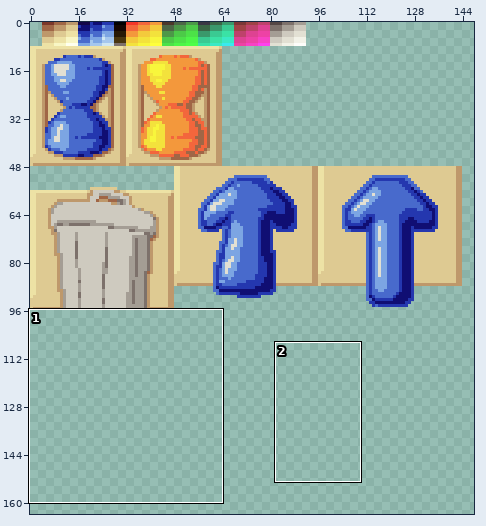
Sprite sheet: png/gui.png. Above: a wide view before the commit, with the close-up outlined.
Close-up. Before:
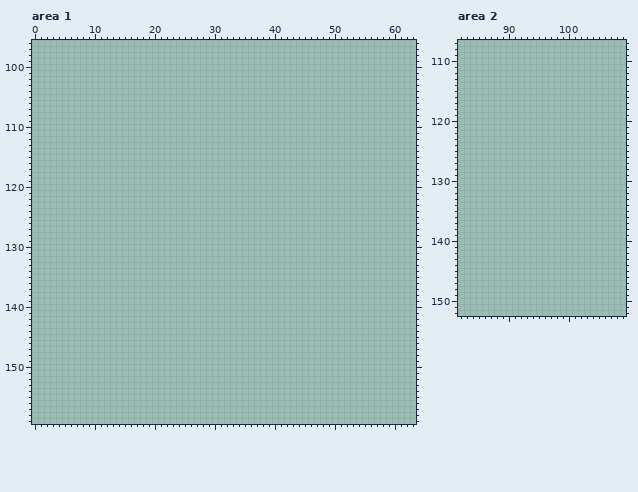
The file is 256x256 pixels. Colours within 5 levels of each other are drawn and written as one. Shown: area 1: x 0..63, y 96..159; area 2: x 82..109, y 107..152. The wide view leaves out empty margins.
Now the later version:
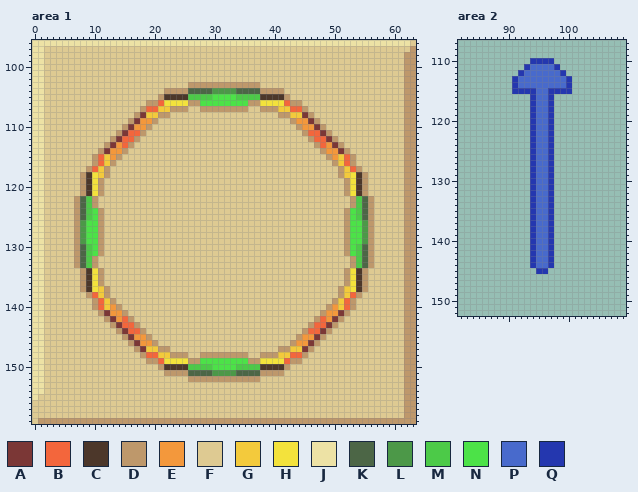
Palette (. is transparent): A #7b3736  B #f3663c  C #4c372a  D #be986b  E #f3983c  F #deca92  G #f3ca3c  H #f3e23c  J #ede2a5  K #4c6646  L #4c9848  M #4cca48  N #4ce248  P #486acc  Q #2437af
Changes in this commit:
Area 1:
y 96: x 0..63 ................................................................ -> JJJJJJJJJJJJJJJJJJJJJJJJJJJJJJJJJJJJJJJJJJJJJJJJJJJJJJJJJJJJJJJF
y 97: x 0..63 ................................................................ -> JJFFFFFFFFFFFFFFFFFFFFFFFFFFFFFFFFFFFFFFFFFFFFFFFFFFFFFFFFFFFFFD
y 98..102: x 0..63 ................................................................ -> JJFFFFFFFFFFFFFFFFFFFFFFFFFFFFFFFFFFFFFFFFFFFFFFFFFFFFFFFFFFFFDD
y 103: x 0..63 ................................................................ -> JJFFFFFFFFFFFFFFFFFFFFFFFFDDDDDDDDDDDDFFFFFFFFFFFFFFFFFFFFFFFFDD
y 104: x 0..63 ................................................................ -> JJFFFFFFFFFFFFFFFFFFFFDDDDKKKKLLLLKKKKDDDDFFFFFFFFFFFFFFFFFFFFDD
y 105: x 0..63 ................................................................ -> JJFFFFFFFFFFFFFFFFFFFDCCCCMMMMNNNNMMMMCCCCDFFFFFFFFFFFFFFFFFFFDD
y 106: x 0..63 ................................................................ -> JJFFFFFFFFFFFFFFFFFDDBHHHHDDNNNNNNNNDDHHHHBDDFFFFFFFFFFFFFFFFFDD
y 107: x 0..63 ................................................................ -> JJFFFFFFFFFFFFFFFFDBBGGDDDFFDDDDDDDDFFDDDGGBBDFFFFFFFFFFFFFFFFDD
y 108: x 0..63 ................................................................ -> JJFFFFFFFFFFFFFFFDAGGDDFFFFFFFFFFFFFFFFFFDDGGADFFFFFFFFFFFFFFFDD
y 109: x 0..63 ................................................................ -> JJFFFFFFFFFFFFFFDAEEDFFFFFFFFFFFFFFFFFFFFFFDEEADFFFFFFFFFFFFFFDD
y 110: x 0..63 ................................................................ -> JJFFFFFFFFFFFFFDAEEDFFFFFFFFFFFFFFFFFFFFFFFFDEEADFFFFFFFFFFFFFDD
y 111: x 0..63 ................................................................ -> JJFFFFFFFFFFFFDABBDFFFFFFFFFFFFFFFFFFFFFFFFFFDBBADFFFFFFFFFFFFDD
y 112: x 0..63 ................................................................ -> JJFFFFFFFFFFFDABBDFFFFFFFFFFFFFFFFFFFFFFFFFFFFDBBADFFFFFFFFFFFDD
y 113: x 0..63 ................................................................ -> JJFFFFFFFFFFDAEBDFFFFFFFFFFFFFFFFFFFFFFFFFFFFFFDBEADFFFFFFFFFFDD
y 114: x 0..63 ................................................................ -> JJFFFFFFFFFDAEEDFFFFFFFFFFFFFFFFFFFFFFFFFFFFFFFFDEEADFFFFFFFFFDD
y 115: x 0..63 ................................................................ -> JJFFFFFFFFDBGEDFFFFFFFFFFFFFFFFFFFFFFFFFFFFFFFFFFDEGBDFFFFFFFFDD
y 116: x 0..63 ................................................................ -> JJFFFFFFFFDBGDFFFFFFFFFFFFFFFFFFFFFFFFFFFFFFFFFFFFDGBDFFFFFFFFDD
y 117: x 0..63 ................................................................ -> JJFFFFFFFDBGDFFFFFFFFFFFFFFFFFFFFFFFFFFFFFFFFFFFFFFDGBDFFFFFFFDD
y 118: x 0..63 ................................................................ -> JJFFFFFFDCHGDFFFFFFFFFFFFFFFFFFFFFFFFFFFFFFFFFFFFFFDGHCDFFFFFFDD
y 119..121: x 0..63 ................................................................ -> JJFFFFFFDCHDFFFFFFFFFFFFFFFFFFFFFFFFFFFFFFFFFFFFFFFFDHCDFFFFFFDD
y 122..123: x 0..63 ................................................................ -> JJFFFFFDKMDFFFFFFFFFFFFFFFFFFFFFFFFFFFFFFFFFFFFFFFFFFDMKDFFFFFDD
y 124..125: x 0..63 ................................................................ -> JJFFFFFDKMNDFFFFFFFFFFFFFFFFFFFFFFFFFFFFFFFFFFFFFFFFDNMKDFFFFFDD
y 126..129: x 0..63 ................................................................ -> JJFFFFFDLNNDFFFFFFFFFFFFFFFFFFFFFFFFFFFFFFFFFFFFFFFFDNNLDFFFFFDD
y 130..131: x 0..63 ................................................................ -> JJFFFFFDKMNDFFFFFFFFFFFFFFFFFFFFFFFFFFFFFFFFFFFFFFFFDNMKDFFFFFDD
y 132..133: x 0..63 ................................................................ -> JJFFFFFDKMDFFFFFFFFFFFFFFFFFFFFFFFFFFFFFFFFFFFFFFFFFFDMKDFFFFFDD
y 134..136: x 0..63 ................................................................ -> JJFFFFFFDCHDFFFFFFFFFFFFFFFFFFFFFFFFFFFFFFFFFFFFFFFFDHCDFFFFFFDD
y 137: x 0..63 ................................................................ -> JJFFFFFFDCHGDFFFFFFFFFFFFFFFFFFFFFFFFFFFFFFFFFFFFFFDGHCDFFFFFFDD
y 138: x 0..63 ................................................................ -> JJFFFFFFFDBGDFFFFFFFFFFFFFFFFFFFFFFFFFFFFFFFFFFFFFFDGBDFFFFFFFDD
y 139: x 0..63 ................................................................ -> JJFFFFFFFFDBGDFFFFFFFFFFFFFFFFFFFFFFFFFFFFFFFFFFFFDGBDFFFFFFFFDD
y 140: x 0..63 ................................................................ -> JJFFFFFFFFDBGEDFFFFFFFFFFFFFFFFFFFFFFFFFFFFFFFFFFDEGBDFFFFFFFFDD
y 141: x 0..63 ................................................................ -> JJFFFFFFFFFDAEEDFFFFFFFFFFFFFFFFFFFFFFFFFFFFFFFFDEEADFFFFFFFFFDD
y 142: x 0..63 ................................................................ -> JJFFFFFFFFFFDAEBDFFFFFFFFFFFFFFFFFFFFFFFFFFFFFFDBEADFFFFFFFFFFDD
y 143: x 0..63 ................................................................ -> JJFFFFFFFFFFFDABBDFFFFFFFFFFFFFFFFFFFFFFFFFFFFDBBADFFFFFFFFFFFDD
y 144: x 0..63 ................................................................ -> JJFFFFFFFFFFFFDABBDFFFFFFFFFFFFFFFFFFFFFFFFFFDBBADFFFFFFFFFFFFDD
y 145: x 0..63 ................................................................ -> JJFFFFFFFFFFFFFDAEEDFFFFFFFFFFFFFFFFFFFFFFFFDEEADFFFFFFFFFFFFFDD
y 146: x 0..63 ................................................................ -> JJFFFFFFFFFFFFFFDAEEDFFFFFFFFFFFFFFFFFFFFFFDEEADFFFFFFFFFFFFFFDD
y 147: x 0..63 ................................................................ -> JJFFFFFFFFFFFFFFFDAGGDDFFFFFFFFFFFFFFFFFFDDGGADFFFFFFFFFFFFFFFDD
y 148: x 0..63 ................................................................ -> JJFFFFFFFFFFFFFFFFDBBGGDDDFFDDDDDDDDFFDDDGGBBDFFFFFFFFFFFFFFFFDD
y 149: x 0..63 ................................................................ -> JJFFFFFFFFFFFFFFFFFDDBHHHHDDNNNNNNNNDDHHHHBDDFFFFFFFFFFFFFFFFFDD
y 150: x 0..63 ................................................................ -> JJFFFFFFFFFFFFFFFFFFFDCCCCMMMMNNNNMMMMCCCCDFFFFFFFFFFFFFFFFFFFDD
y 151: x 0..63 ................................................................ -> JJFFFFFFFFFFFFFFFFFFFFDDDDKKKKLLLLKKKKDDDDFFFFFFFFFFFFFFFFFFFFDD
y 152: x 0..63 ................................................................ -> JJFFFFFFFFFFFFFFFFFFFFFFFFDDDDDDDDDDDDFFFFFFFFFFFFFFFFFFFFFFFFDD
y 153..154: x 0..63 ................................................................ -> JJFFFFFFFFFFFFFFFFFFFFFFFFFFFFFFFFFFFFFFFFFFFFFFFFFFFFFFFFFFFFDD
y 155: x 0..63 ................................................................ -> JFFFFFFFFFFFFFFFFFFFFFFFFFFFFFFFFFFFFFFFFFFFFFFFFFFFFFFFFFFFFFDD
y 156..158: x 0..63 ................................................................ -> FFFFFFFFFFFFFFFFFFFFFFFFFFFFFFFFFFFFFFFFFFFFFFFFFFFFFFFFFFFFFFDD
y 159: x 0..63 ................................................................ -> FDDDDDDDDDDDDDDDDDDDDDDDDDDDDDDDDDDDDDDDDDDDDDDDDDDDDDDDDDDDDDDD
Area 2:
y 110: x 94..97 .... -> QQQQ
y 111: x 93..98 ...... -> QPPPPQ
y 112: x 92..99 ........ -> QPPPPPPQ
y 113..114: x 91..100 .......... -> QPPPPPPPPQ
y 115: x 91..100 .......... -> QQQQPPQQQQ
y 116..144: x 94..97 .... -> QPPQ
y 145: x 95..96 .. -> QQ
Pixel boxes of the changes (left, top, right, bottom) in both close-ups:
added: (32, 40, 416, 424)
added: (512, 58, 572, 274)
